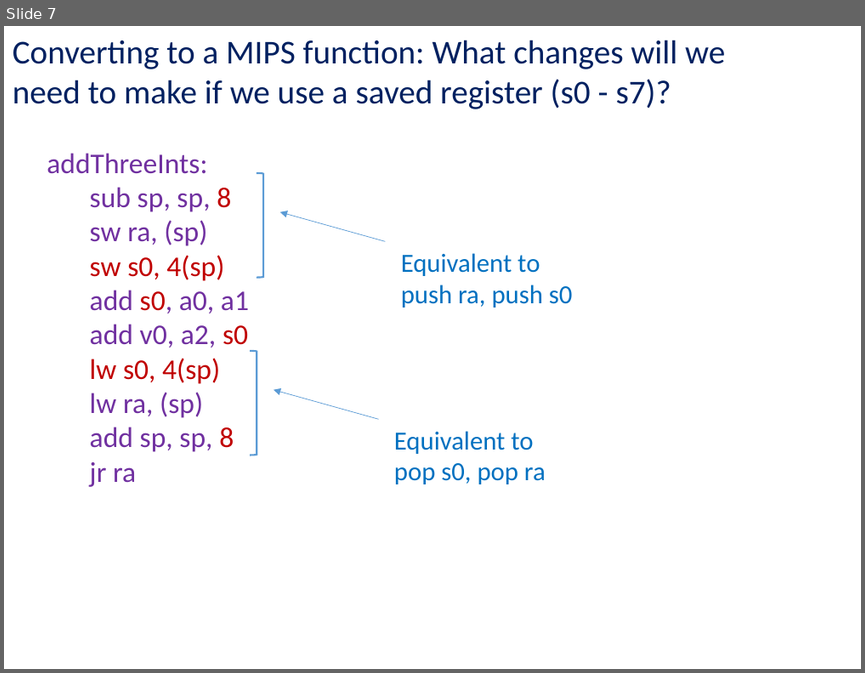
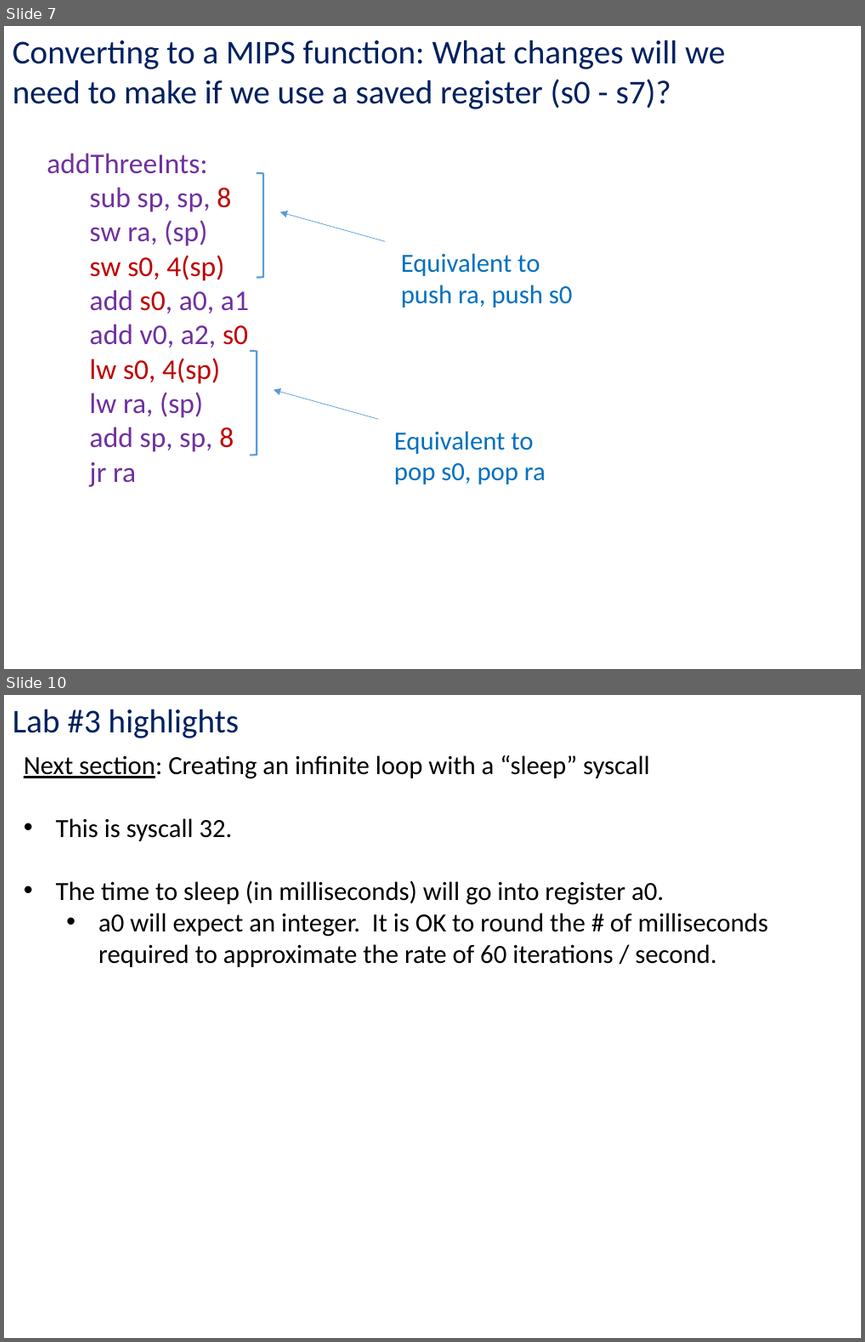
Before and after one commit to kc13/CS447JB, a slide deck: cs447jb_rec2_feb2_and_feb5.pptx. Shown one above the other, each under a label of ours: slide 7 before the commit, slides 7 and 10 after it; the slides between them are not shown. The pictures are 865x673 and 865x1342 pixels, drawn with LibreOffice and Linux fonts; fonts in the diff are those of the drawing. Boxes give left, top, right and bottom in pixels: in the first picture for what was removed or moved away, otherwise in the second. Text is boxed around its words. In the diff, an @@ line names an element or a change of style, - is before the commit and + after.

```diff
--- a/cs447jb_rec2_feb2_and_feb5.pptx
+++ b/cs447jb_rec2_feb2_and_feb5.pptx
@@ slide 10 added at (4, 695, 861, 1338), background #FFFFFF @@
@@ text added at (12, 709, 239, 738), 28 pt, text #002060 @@
+Lab #3 highlights
@@ text added at (24, 755, 768, 967), 22 pt, text #000000 @@
+Next section: Creating an infinite loop with a “sleep” syscall
+• This is syscall 32.
+• The time to sleep (in milliseconds) will go into register a0.
+  • a0 will expect an integer. It is OK to round the # of milliseconds required to approximate the rate of 60 iterations / second.
```
Also in this commit, not shown: 1 slide changed, 10 other slides added.
